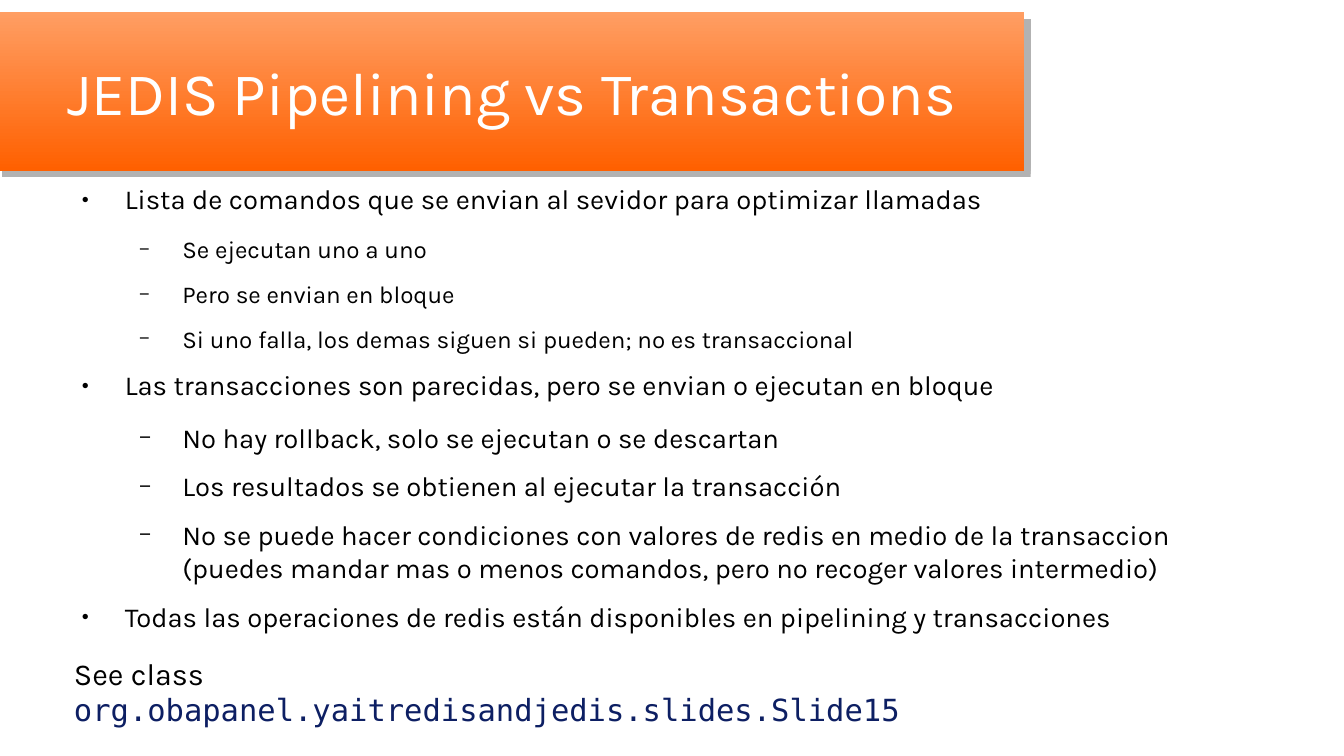
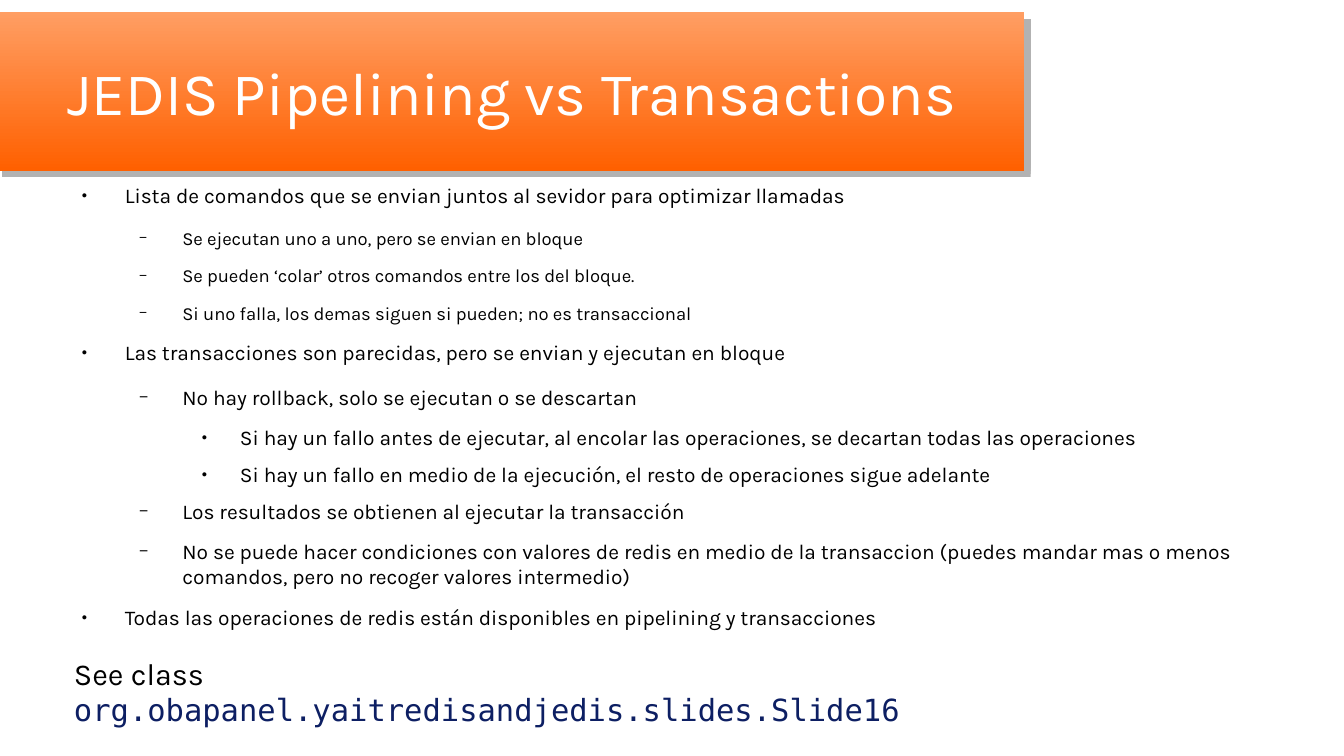
Before and after one commit to oscar-besga-panel/YaitRedisAndJedis, a slide deck: slide 16 of YaitRedisJedis_es.odp (slide 15 before the commit). Drawn at 1344x756 pixels with LibreOffice and Linux fonts; fonts in the diff are those of the drawing; background and template pictures are left out. Boxes give left, top, right and bottom in pixels: in the first picture for what was removed or moved away, otherwise in the second. Text is boxed around its words. In the diff, an @@ line names an element or a change of style, - is before the commit and + after.

```diff
--- a/YaitRedisJedis_es.odp
+++ b/YaitRedisJedis_es.odp
@@ text at [125,188,845,287]: text changed; size 16.2 to 10.8 pt @@
-● Lista de comandos que se envian al sevidor para optimizar llamadas
-  − Se ejecutan uno a uno
-  − Pero se envian en bloque
+● Lista de comandos que se envian juntos al sevidor para optimizar llamadas
+  − Se ejecutan uno a uno, pero se envian en bloque
+  − Se pueden ‘colar’ otros comandos entre los del bloque.
@@ text at [125,307,1230,630]: size 14.2 to 10.8 pt in "Si uno falla, los demas siguen si ..."; size 16.2 to 12.3 pt in "No hay rollback, solo se ejecutan o ...", "Los resultados se obtienen al ejecutar la ...", "No se puede hacer condiciones con valores ...", "Todas las operaciones de redis están disponibles ..." @@
@@ text at [125,345,785,365]: text changed; size 16.2 to 12.3 pt @@
-● Las transacciones son parecidas, pero se envian o ejecutan en bloque
+● Las transacciones son parecidas, pero se envian y ejecutan en bloque
@@ text at [240,430,1136,487]: paragraphs added @@
+    ● Si hay un fallo antes de ejecutar, al encolar las operaciones, se decartan todas las operaciones
+    ● Si hay un fallo en medio de la ejecución, el resto de operaciones sigue adelante
@@ text at [74,664,900,728]: text changed @@
-See class org.obapanel.yaitredisandjedis.slides.Slide15
+See class org.obapanel.yaitredisandjedis.slides.Slide16
```
Also in this commit, not shown: 18 other slides changed, 2 slides added, 16 other files.
